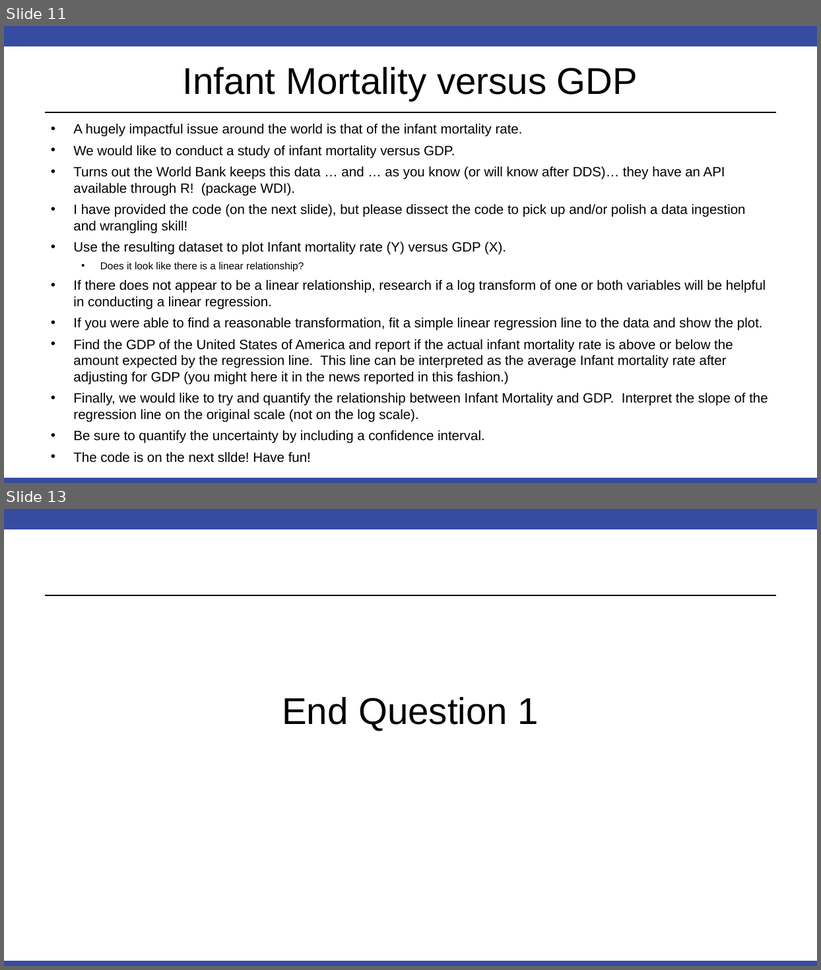
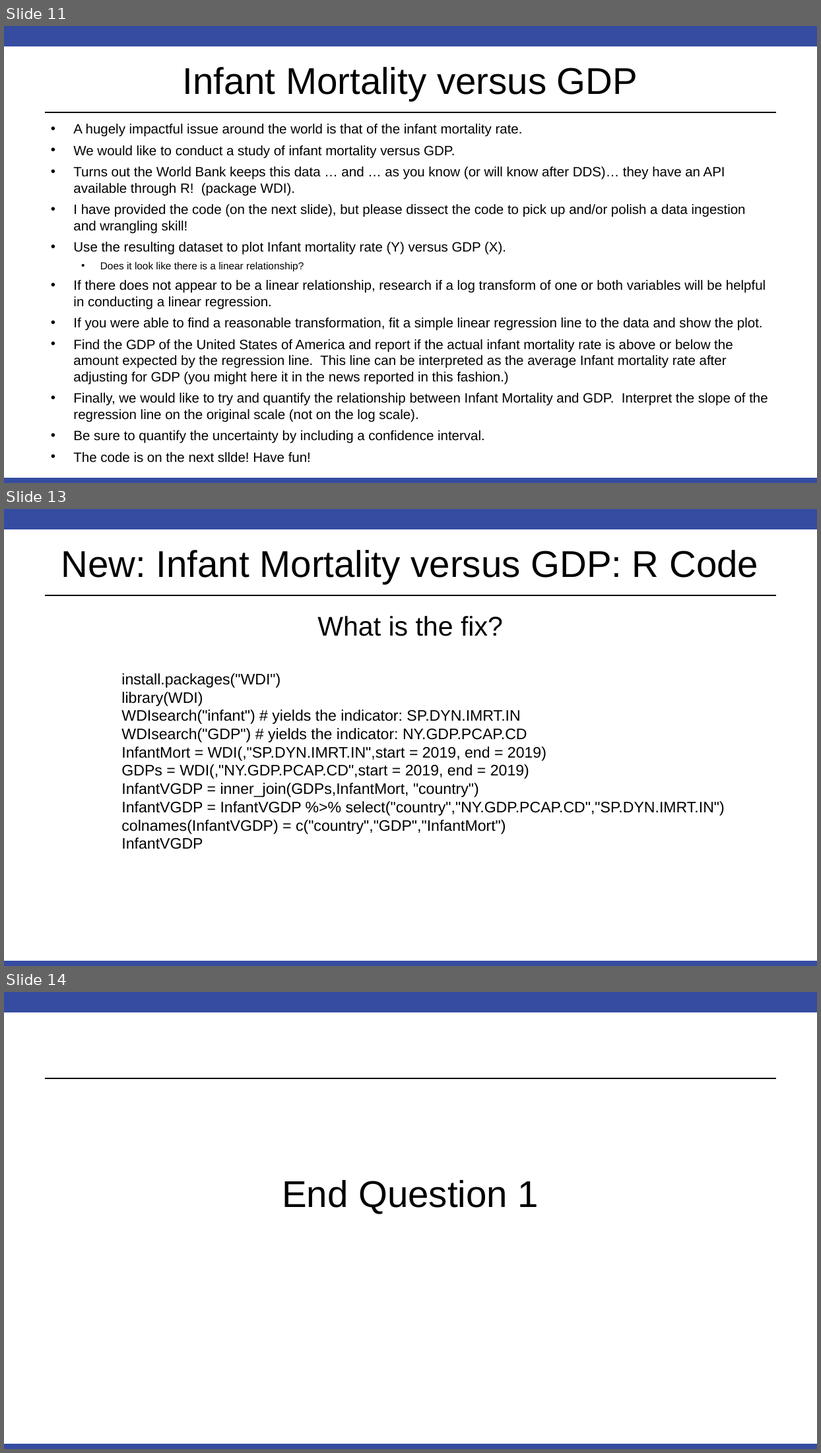
Before and after one commit to BivinSadler/MSDS_6371_Stat_Foundations, a slide deck: Unit 11/FLS/FLS ASSIGNMENT UNIT 11 Ver 3.pptx. Shown one above the other, each under a label of ours: slides 11 and 13 before the commit, slides 11, 13 and 14 after it; the slides between them are not shown. The pictures are 821x970 and 821x1453 pixels, drawn with LibreOffice and Linux fonts; fonts in the diff are those of the drawing. Boxes give left, top, right and bottom in pixels: in the first picture for what was removed or moved away, otherwise in the second. Text is boxed around its words. In the diff, an @@ line names an element or a change of style, - is before the commit and + after.

```diff
--- a/Unit 11/FLS/FLS ASSIGNMENT UNIT 11 Ver 3.pptx
+++ b/Unit 11/FLS/FLS ASSIGNMENT UNIT 11 Ver 3.pptx
@@ slide 13 added at box(4, 509, 817, 966), background #FFFFFF; not listed: 3 template elements that a slide beside it also shows @@
@@ title added at box(61, 550, 758, 584), 44 pt, text #000000 @@
+New: Infant Mortality versus GDP: R Code
@@ text added at box(318, 616, 503, 636), 32 pt, text #000000 @@
+What is the fix?
@@ text added at box(121, 673, 725, 850), 18 pt, text #000000 @@
+install.packages("WDI")
+library(WDI)
+WDIsearch("infant") # yields the indicator: SP.DYN.IMRT.IN
+WDIsearch("GDP") # yields the indicator: NY.GDP.PCAP.CD
+InfantMort = WDI(,"SP.DYN.IMRT.IN",start = 2019, end = 2019)
+GDPs = WDI(,"NY.GDP.PCAP.CD",start = 2019, end = 2019)
+InfantVGDP = inner_join(GDPs,InfantMort, "country")
+InfantVGDP = InfantVGDP %>% select("country","NY.GDP.PCAP.CD","SP.DYN.IMRT.IN")
+colnames(InfantVGDP) = c("country","GDP","InfantMort")
+InfantVGDP
@@ what was slide 13 is now slide 14 @@
```
Also in this commit, not shown: 1 slide changed.
